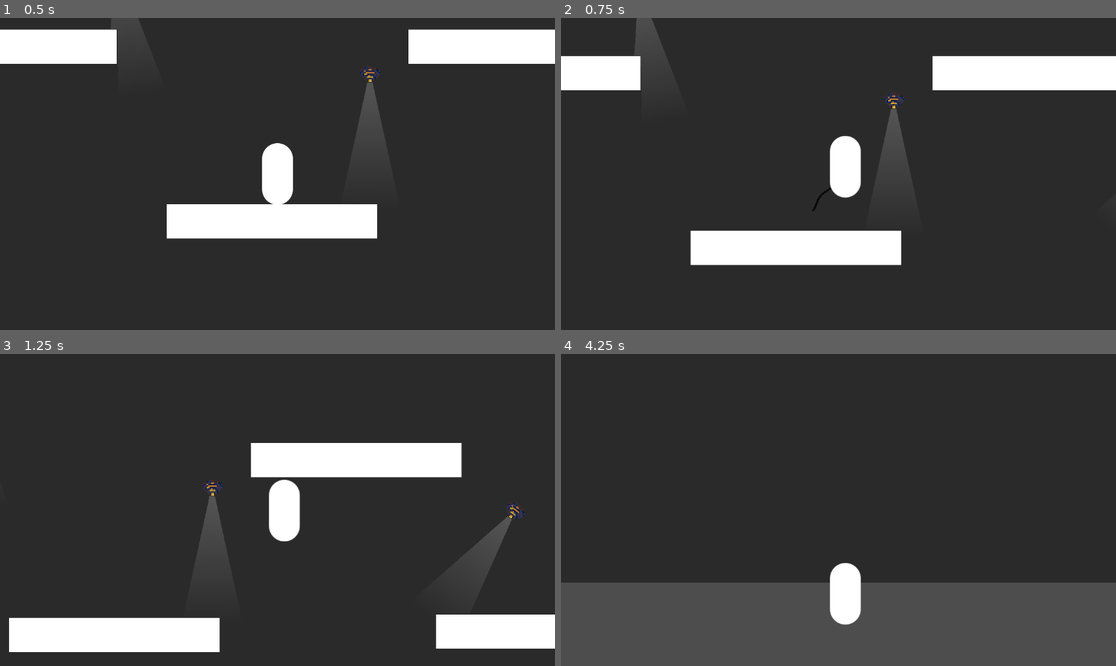
Above: before the commit, frames 1-4 (two rows, left to right).
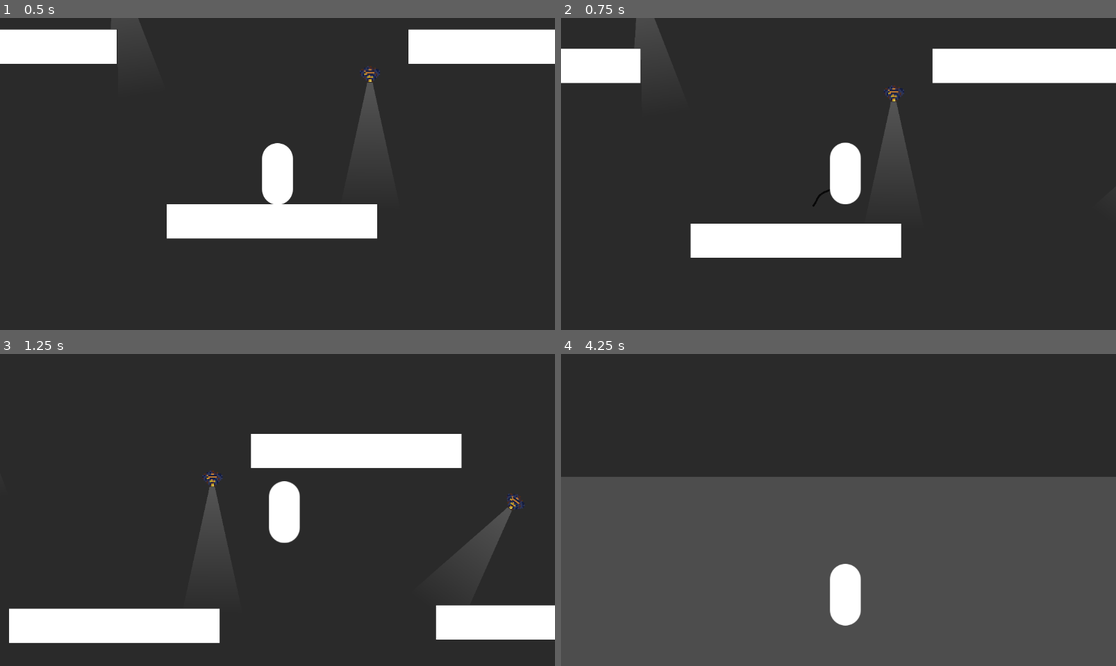
Above: after the commit, the same moments.

Repository: cookiemonsternz/SLIFT-Public
Game: Godot game, scene res://scenes/test.tscn
Two runs of this game, one before a commit and one after it. Both use one fixed random seed, a clock stepped at 60 frames per second and the inputs below.
Inputs (mouse positions are in pixels of both pictures, inside the frame that each line leads up to):
- Up to frame 1 (0.5 s): no input
- Up to frame 2 (0.75 s): tap Enter at 0.5 s; move the mouse to (960, 158) at 0.52 s; hold D (move_right) from 0.53 s (still down); tap Space (jump) at 0.6 s; click (960, 158) at 0.67 s
- Up to frame 3 (1.25 s): keep holding D (move_right); tap Space (jump) at 0.77, 1.07 s
- Up to frame 4 (4.25 s): move the mouse to (727, 525) at 1.27 s; click (727, 525) at 1.35 s; tap Space (jump) at 1.52, 1.55, 1.82, 2.3, 3.02, 3.05, 3.32, 3.6, 3.77, 4.07 s; move the mouse to (894, 441) at 2.02 s; release D (move_right) at 2.03 s; hold A (move_left) 2.03-2.78 s; right-click (894, 441) at 2.1 s; move the mouse to (810, 572) at 2.77 s; hold D (move_right) from 2.78 s (still down); tap T (test_input) at 2.85 s; click (810, 572) at 2.92 s; move the mouse to (1005, 556) at 3.52 s

Frame 1 is identical in both runs. In frame 2, 4.8% of the frame differs, in the area x 0-100%, y 0-80%; in frame 3, 6.7%; in frame 4, 34%, in the area x 0-100%, y 39-88%.
Error before the commit: Invalid access to property or key 'name' on a base object of type 'null instance'. (res://scripts/characters/player.gd:206)
Error after the commit: Invalid access to property or key 'name' on a base object of type 'null instance'. (res://scripts/characters/player.gd:217)

Commit message:
Added variable jump height

Diff:
--- a/project.godot
+++ b/project.godot
@@ -14,10 +14,6 @@
 run/main_scene="res://scenes/test.tscn"
 config/features=PackedStringArray("4.3", "Forward Plus")
 config/icon="res://assets/icon.svg"
-
-[autoload]
-
-GlobalButton="*res://button.gd"
 
 [display]
 
--- a/scripts/characters/player.gd
+++ b/scripts/characters/player.gd
@@ -72,6 +72,7 @@
 var coyote_timer_reset := true
 var current_move_mode := MoveModes.GROUND
 var is_sliding := false
+var can_var_jump := true
 var vel_x: float = 0
 enum MoveModes {
 	GROUND,
@@ -82,6 +83,7 @@
 func _ready() -> void:
 	coyote_time_timer.wait_time = coyote_time_time
 	jump_buffer_timer.wait_time = jump_buffer_time
+
 func _process(delta: float) -> void:
 	#print(position)
 	if Input.is_action_just_pressed("test_input"):
@@ -97,6 +99,7 @@
 func handle_ground_movement(delta: float):
 	var input_chosen = Input.get_axis("move_left", "move_right")
 	var hit_jump = Input.is_action_just_pressed("player_jump")
+	var holding_jump = Input.is_action_pressed("player_jump")
 	var on_floor = is_on_floor()
 
 	if can_coyote and velocity.y > 0 and coyote_timer_reset:
@@ -119,10 +122,18 @@
 		velocity.y = jump_velocity
 
 	if on_floor:
+		can_var_jump = true
 		can_coyote = true
 		coyote_timer_reset = true
+
 	else:
-		velocity.y += gravity_strength * delta
+		if holding_jump and can_var_jump:
+			velocity.y += gravity_strength * delta  * 0.75
+		else:
+			if Input.is_action_just_released("jump") and can_var_jump:
+				velocity.y = 0
+				can_var_jump = false
+			velocity.y += gravity_strength * delta
 
 	#print(velocity)
 
Binary file changed: assets/Aseprite/button.aseprite
Binary file added: assets/Images/button_sprite_sheet.aseprite
Not shown, added: assets/Images/button_sprite_sheet.aseprite.import
